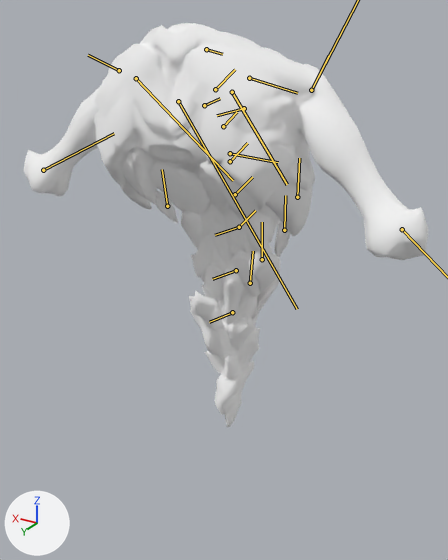
An edit to the glTF model assets/heroes/nevermore/models/hero.glb, drawn before and after from the same camera.
Rendered twice from a 50 mm lens placed at (-3.02, 5.16, 4.42), pointed at (0.12, -0.08, 1.8). Arrows for +X, +Y and +Z are at lower left; the lights stay in place. The first picture is the older version. The bones that change, and the others that lie on the model, are drawn over the model as lines.

Names of what the first picture shows: 'shadow_fiend.001', 'shadow_fiend.002'.
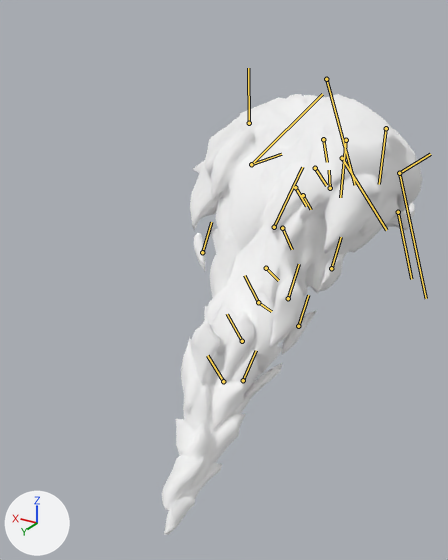
The newer file adds an action. The first version stands in its rest pose; the second is drawn at frame 14 of the action 'cast1_shadowraze_a_desolation'.

Boxes (x1, y1, x2, y2) around the edits, measured in the pictures (448 x 560 px):
```json
{"object": "shadow_fiend.001", "change": "posed", "before": [24, 23, 428, 427], "after": [162, 94, 423, 535], "on screen": "35% narrower, 9% taller"}
{"object": "shadow_fiend.002", "change": "posed", "before": [155, 190, 291, 331], "after": [191, 233, 344, 400]}
{"bone": "Root0_JNT", "before": "(239, 227) to (255, 210)", "after": "(258, 302) to (271, 311)"}
{"bone": "Spine0_JNT", "before": "(235, 194) to (252, 177)", "after": "(266, 268) to (278, 280)"}
{"bone": "Spine1_JNT", "before": "(230, 161) to (247, 143)", "after": "(282, 228) to (292, 249)"}
{"bone": "Spine2_JNT", "before": "(223, 126) to (237, 112)", "after": "(303, 195) to (311, 209)"}
{"bone": "LeftArm0_JNT", "before": "(204, 105) to (220, 98)", "after": "(295, 187) to (306, 206)"}
{"bone": "LeftArm1_JNT", "before": "(136, 78) to (233, 180)", "after": "(251, 164) to (322, 94)"}
{"bone": "LeftArm2_JNT", "before": "(43, 170) to (114, 133)", "after": "(274, 227) to (302, 167)"}
{"bone": "LeftScap0_JNT", "before": "(119, 70) to (88, 55)", "after": "(249, 123) to (248, 68)"}
{"bone": "LeftDeltoid0_JNT", "before": "(136, 78) to (164, 108)", "after": "(251, 164) to (281, 154)"}
{"bone": "RightArm0_JNT", "before": "(244, 108) to (217, 115)", "after": "(330, 188) to (329, 170)"}
{"bone": "RightScap0_JNT", "before": "(249, 78) to (297, 93)", "after": "(386, 128) to (379, 184)"}
{"bone": "RightDeltoid0_JNT", "before": "(311, 90) to (329, 55)", "after": "(399, 173) to (430, 154)"}
```

Edits to the scene script, one JSON object a line:
```json
{"block": "bone_root0_jnt", "where": "bone_root0_jnt = bpy.data.objects['shadow_fiend'].pose.bones['Root0_JNT']"}
{"op": "set", "path": "bone_root0_jnt.location", "old": "(0.0, 0.0, 0.0)", "new": "(-0.66, -0.32, -0.34)"}
{"op": "set", "path": "bone_root0_jnt.rotation_quaternion", "old": "(1.0, 0.0, 0.0, 0.0)", "new": "(0.905, 0.004, -0.039, 0.423)", "note": "degrees (0, 0, 0) -> degrees (-2, -4, 50)"}
{"block": "bone_spine0_jnt", "where": "bone_spine0_jnt = bpy.data.objects['shadow_fiend'].pose.bones['Spine0_JNT']  # child of 'Root0_JNT'"}
{"op": "set", "path": "bone_spine0_jnt.location", "old": "(0.0, 0.0, 0.0)", "new": "(0.0, -0.03, 0.0)"}
{"op": "set", "path": "bone_spine0_jnt.rotation_quaternion", "old": "(1.0, 0.0, 0.0, 0.0)", "new": "(0.995, -0.011, 0.07, 0.062)", "note": "degrees (0, 0, 0) -> degrees (-1, 8, 7)"}
{"block": "bone_spine1_jnt", "where": "bone_spine1_jnt = bpy.data.objects['shadow_fiend'].pose.bones['Spine1_JNT']  # child of 'Spine0_JNT'"}
{"op": "set", "path": "bone_spine1_jnt.location", "old": "(0.0, 0.0, 0.0)", "new": "(0.1, 0.0, 0.0)"}
{"op": "set", "path": "bone_spine1_jnt.rotation_quaternion", "old": "(1.0, 0.0, 0.0, 0.0)", "new": "(0.989, -0.02, 0.008, 0.147)", "note": "degrees (0, 0, 0) -> degrees (-2, 1, 17)"}
{"block": "bone_spine2_jnt", "where": "bone_spine2_jnt = bpy.data.objects['shadow_fiend'].pose.bones['Spine2_JNT']  # child of 'Spine1_JNT'"}
{"op": "set", "path": "bone_spine2_jnt.location", "old": "(0.0, 0.0, 0.0)", "new": "(0.1, 0.0, 0.0)"}
{"op": "set", "path": "bone_spine2_jnt.rotation_quaternion", "old": "(1.0, 0.0, 0.0, 0.0)", "new": "(0.998, -0.018, -0.029, -0.045)", "note": "degrees (0, 0, 0) -> degrees (-2, -3, -5)"}
{"block": "bone_leftarm0_jnt", "where": "bone_leftarm0_jnt = bpy.data.objects['shadow_fiend'].pose.bones['LeftArm0_JNT']  # child of 'Spine2_JNT'"}
{"op": "set", "path": "bone_leftarm0_jnt.location", "old": "(0.0, 0.0, 0.0)", "new": "(-0.03, 0.01, 0.0)"}
{"op": "set", "path": "bone_leftarm0_jnt.rotation_quaternion", "old": "(1.0, 0.0, 0.0, 0.0)", "new": "(0.977, -0.184, 0.003, 0.015)", "note": "degrees (0, 0, 0) -> degrees (-21, 1, 2)"}
{"block": "bone_leftarm1_jnt", "where": "bone_leftarm1_jnt = bpy.data.objects['shadow_fiend'].pose.bones['LeftArm1_JNT']  # child of 'LeftArm0_JNT'"}
{"op": "set", "path": "bone_leftarm1_jnt.rotation_quaternion", "old": "(1.0, 0.0, 0.0, 0.0)", "new": "(0.433, -0.537, 0.181, 0.687)", "note": "degrees (0, 0, 0) -> degrees (-33, 66, 94)"}
{"block": "bone_leftarm2_jnt", "where": "bone_leftarm2_jnt = bpy.data.objects['shadow_fiend'].pose.bones['LeftArm2_JNT']  # child of 'LeftArm1_JNT'"}
{"op": "set", "path": "bone_leftarm2_jnt.location", "old": "(0.0, 0.0, 0.0)", "new": "(-0.07, 0.27, 0.0)"}
{"op": "set", "path": "bone_leftarm2_jnt.rotation_quaternion", "old": "(1.0, 0.0, 0.0, 0.0)", "new": "(0.921, 0.0, 0.0, -0.39)", "note": "degrees (0, 0, 0) -> degrees (0, 0, -46)"}
{"block": "bone_leftscap0_jnt", "where": "bone_leftscap0_jnt = bpy.data.objects['shadow_fiend'].pose.bones['LeftScap0_JNT']  # child of 'LeftArm0_JNT'"}
{"op": "set", "path": "bone_leftscap0_jnt.rotation_quaternion", "old": "(1.0, 0.0, 0.0, 0.0)", "new": "(-0.978, 0.0, -0.051, -0.175)", "note": "degrees (0, 0, 0) -> degrees (1, 6, 20)"}
{"block": "bone_leftdeltoid0_jnt", "where": "bone_leftdeltoid0_jnt = bpy.data.objects['shadow_fiend'].pose.bones['LeftDeltoid0_JNT']  # child of 'LeftArm0_JNT'"}
{"op": "set", "path": "bone_leftdeltoid0_jnt.rotation_quaternion", "old": "(1.0, 0.0, 0.0, 0.0)", "new": "(0.58, -0.377, 0.39, 0.586)", "note": "degrees (0, 0, 0) -> degrees (3, 67, 93)"}
{"block": "bone_rightarm0_jnt", "where": "bone_rightarm0_jnt = bpy.data.objects['shadow_fiend'].pose.bones['RightArm0_JNT']  # child of 'Spine2_JNT'"}
{"op": "set", "path": "bone_rightarm0_jnt.location", "old": "(0.0, 0.0, 0.0)", "new": "(-0.03, 0.0, 0.02)"}
{"op": "set", "path": "bone_rightarm0_jnt.rotation_quaternion", "old": "(1.0, 0.0, 0.0, 0.0)", "new": "(-0.945, 0.263, -0.128, -0.133)", "note": "degrees (0, 0, 0) -> degrees (-29, 18, 11)"}
{"block": "bone_rightarm1_jnt", "where": "bone_rightarm1_jnt = bpy.data.objects['shadow_fiend'].pose.bones['RightArm1_JNT']  # child of 'RightArm0_JNT'"}
{"op": "set", "path": "bone_rightarm1_jnt.rotation_quaternion", "old": "(1.0, 0.0, 0.0, 0.0)", "new": "(0.338, -0.516, 0.282, 0.722)", "note": "degrees (0, 0, 0) -> degrees (11, 73, 138)"}
{"block": "bone_rightarm2_jnt", "where": "bone_rightarm2_jnt = bpy.data.objects['shadow_fiend'].pose.bones['RightArm2_JNT']  # child of 'RightArm1_JNT'"}
{"op": "set", "path": "bone_rightarm2_jnt.location", "old": "(0.0, 0.0, 0.0)", "new": "(0.07, -0.27, 0.0)"}
{"op": "set", "path": "bone_rightarm2_jnt.rotation_quaternion", "old": "(1.0, 0.0, 0.0, 0.0)", "new": "(0.793, 0.0, 0.0, -0.61)", "note": "degrees (0, 0, 0) -> degrees (0, 0, -75)"}
{"block": "bone_rightscap0_jnt", "where": "bone_rightscap0_jnt = bpy.data.objects['shadow_fiend'].pose.bones['RightScap0_JNT']  # child of 'RightArm0_JNT'"}
{"op": "set", "path": "bone_rightscap0_jnt.rotation_quaternion", "old": "(1.0, 0.0, 0.0, 0.0)", "new": "(-0.944, 0.0, -0.257, -0.202)", "note": "degrees (0, 0, 0) -> degrees (7, 29, 26)"}
{"block": "bone_rightdeltoid0_jnt", "where": "bone_rightdeltoid0_jnt = bpy.data.objects['shadow_fiend'].pose.bones['RightDeltoid0_JNT']  # child of 'RightArm0_JNT'"}
{"op": "set", "path": "bone_rightdeltoid0_jnt.rotation_quaternion", "old": "(1.0, 0.0, 0.0, 0.0)", "new": "(0.621, -0.01, 0.755, 0.167)", "note": "degrees (0, 0, 0) -> degrees (-57, 107, -42)"}
```
